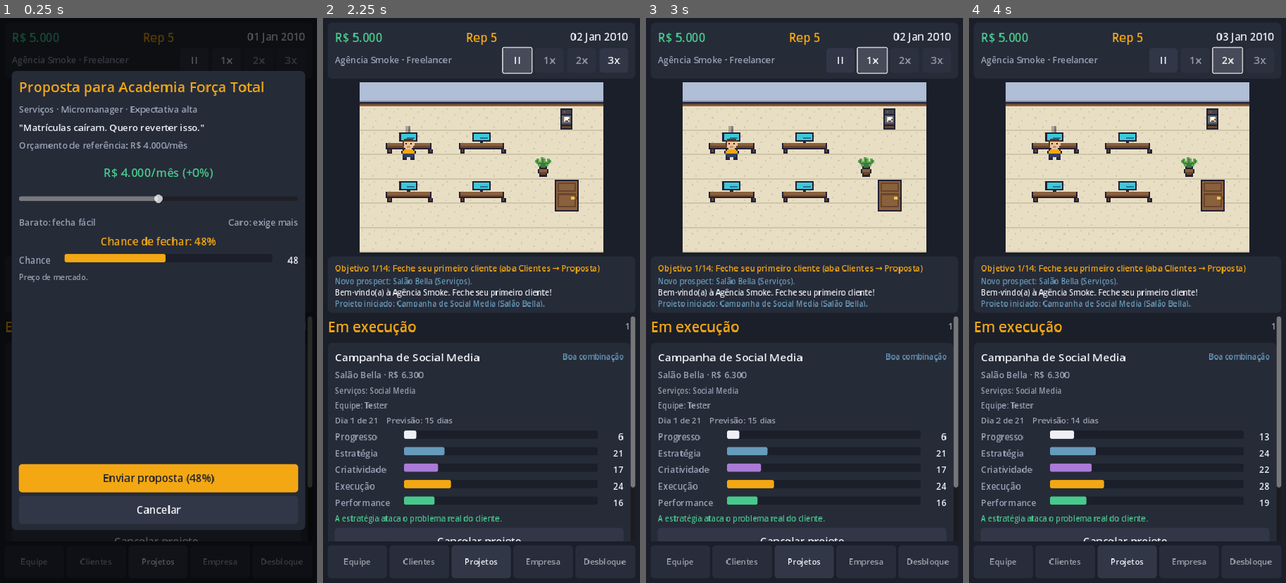
Above: before the commit, frames 1-4 (left to right).
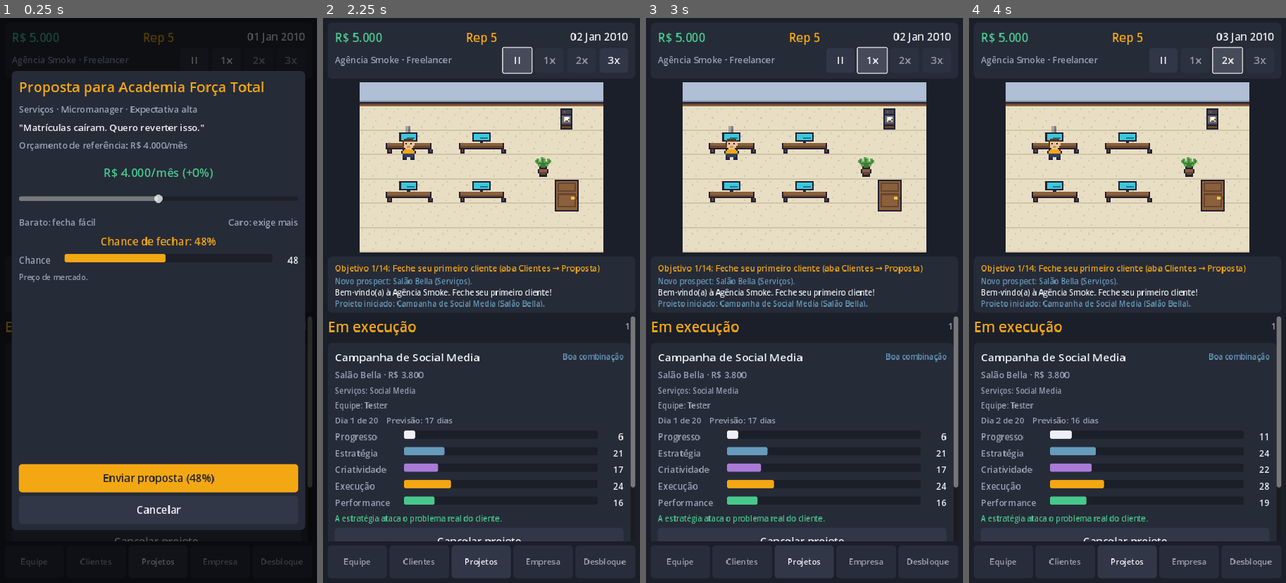
Above: after the commit, the same moments.

Repository: erikedusantanna/Growth-Story
Game: Godot game, scene res://tests/ui_smoke_test.tscn
Two runs of this game, one before a commit and one after it. Both use one fixed random seed, a clock stepped at 60 frames per second and the inputs below. This scene is started directly instead of the project's main scene.
Inputs:
- Up to frame 1 (0.25 s): no input
- Up to frame 2 (2.25 s): click "Cancelar projeto" at 0.5 s; click "II" at 1.25 s; click ">" at 2 s
- Up to frame 3 (3 s): click "1x" at 2.75 s
- Up to frame 4 (4 s): click "2x" at 3.5 s

Frame 1 is identical in both runs. In frame 2, less than 0.1% of the frame differs, in the area x 16-35%, y 62-75%; in frame 3, less than 0.1%; in frame 4, less than 0.1%, in the area x 16-95%, y 62-75%.

Commit message:
Balanceamento do crescimento com régua ano a ano (GDD §53)
- Simulação imprime equipe, clientes, receita, caixa, reputação e escritório
  por ano, e falha se o ano 1 ou o ano 3 saírem das faixas do GDD
- Projeto rende 1,2–2,1x o orçamento mensal (antes 2–3,5x); esforço passa a
  12 + orçamento/350 para o trabalho não encolher junto com o preço
- Prospects chegam a cada 15 dias com chance ligada à reputação; no máximo 2
  simultâneos abaixo de 20 de reputação
- Reputação por projeto (estrelas − 2,5) × (0,5 + 0,5 × tier), com ganhos
  decrescentes mais fortes
- Ferramentas R$ 250 por pessoa; aluguéis 2.500 / 8.000 / 20.000; ampliações
  8 mil / 45 mil / 150 mil
- Documentação das fórmulas e da régua em docs/ARQUITETURA.md

Antes: ano 1 = 5 pessoas, R$ 259 mil, rep 52; ano 3 = 18 pessoas, R$ 3,7 mi.
Depois: ano 1 = 4 pessoas, R$ 97 mil, rep 24; ano 3 = 4 pessoas, R$ 289 mil, rep 45.

Co-Authored-By: Claude Fable 5.1 <noreply@anthropic.com>
Claude-Session: https://claude.ai/code/session_01VHKpn2xx3REFSoFH9J4JN9

Diff:
--- a/data/offices.json
+++ b/data/offices.json
@@ -4,15 +4,15 @@
      "width": 10, "height": 7,
      "desks": [[1, 2], [4, 2], [1, 4], [4, 4]],
      "props": [{"type": "coffee", "pos": [8, 1]}, {"type": "plant", "pos": [7, 3]}, {"type": "door", "pos": [8, 4]}]},
-    {"level": 2, "name": "Sala pequena", "capacity": 7, "rent": 1800, "upgrade_cost": 8000, "rep_required": 8,
+    {"level": 2, "name": "Sala pequena", "capacity": 7, "rent": 2500, "upgrade_cost": 8000, "rep_required": 8,
      "width": 12, "height": 8,
      "desks": [[1, 2], [4, 2], [7, 2], [1, 4], [4, 4], [7, 4], [1, 6]],
      "props": [{"type": "coffee", "pos": [10, 1]}, {"type": "plant", "pos": [10, 3]}, {"type": "sofa", "pos": [7, 6]}, {"type": "door", "pos": [10, 5]}]},
-    {"level": 3, "name": "Escritório profissional", "capacity": 12, "rent": 5500, "upgrade_cost": 30000, "rep_required": 25,
+    {"level": 3, "name": "Escritório profissional", "capacity": 12, "rent": 8000, "upgrade_cost": 45000, "rep_required": 25,
      "width": 15, "height": 9,
      "desks": [[1, 2], [4, 2], [7, 2], [10, 2], [1, 4], [4, 4], [7, 4], [10, 4], [1, 6], [4, 6], [7, 6], [10, 6]],
      "props": [{"type": "coffee", "pos": [13, 1]}, {"type": "plant", "pos": [13, 3]}, {"type": "sofa", "pos": [12, 7]}, {"type": "door", "pos": [13, 4]}]},
-    {"level": 4, "name": "Escritório com departamentos", "capacity": 18, "rent": 14000, "upgrade_cost": 90000, "rep_required": 45,
+    {"level": 4, "name": "Escritório com departamentos", "capacity": 18, "rent": 20000, "upgrade_cost": 150000, "rep_required": 45,
      "width": 18, "height": 10,
      "desks": [[1, 2], [4, 2], [7, 2], [10, 2], [13, 2], [1, 4], [4, 4], [7, 4], [10, 4], [13, 4], [1, 6], [4, 6], [7, 6], [10, 6], [13, 6], [1, 8], [4, 8], [7, 8]],
      "props": [{"type": "coffee", "pos": [16, 1]}, {"type": "plant", "pos": [16, 3]}, {"type": "sofa", "pos": [11, 8]}, {"type": "coffee", "pos": [14, 8]}, {"type": "door", "pos": [16, 6]}]}
--- a/src/systems/client_system.gd
+++ b/src/systems/client_system.gd
@@ -3,7 +3,7 @@
 ## Prospecção, fechamento, diagnóstico e relacionamento com clientes.
 
 const MAX_PROSPECTS := 3
-const PROSPECT_INTERVAL := 12
+const PROSPECT_INTERVAL := 15
 const IDLE_DAYS_BEFORE_DECAY := 45
 
 const PROCEDURAL_NAMES := {
@@ -256,5 +256,7 @@
 				c.relationship = clampf(c.relationship - 0.2, 0.0, 100.0)
 				if c.relationship <= 5.0:
 					lose_client(c, "cansou de esperar e foi embora")
-	if st.day % PROSPECT_INTERVAL == 0 and st.prospects().size() < MAX_PROSPECTS and st.rng.randf() < 0.45:
+	# Agência desconhecida recebe poucos contatos; reputação traz mais prospects.
+	var max_prospects: int = 2 if st.reputation < 20.0 else MAX_PROSPECTS
+	if st.day % PROSPECT_INTERVAL == 0 and st.prospects().size() < max_prospects and st.rng.randf() < 0.15 + st.reputation / 160.0:
 		spawn_prospect()
--- a/src/systems/finance_system.gd
+++ b/src/systems/finance_system.gd
@@ -2,7 +2,7 @@
 extends RefCounted
 ## Caixa, custos mensais, histórico e falência.
 
-const TOOLS_PER_EMPLOYEE := 150.0
+const TOOLS_PER_EMPLOYEE := 250.0
 const BANKRUPT_AT := -30000.0
 
 var game
--- a/src/systems/project_system.gd
+++ b/src/systems/project_system.gd
@@ -23,10 +23,10 @@
 	if kind == Project.Kind.RETAINER:
 		budget = c.budget
 	else:
-		budget = c.budget * (2.0 + 0.5 * c.maturity)
+		budget = c.budget * (1.2 + 0.3 * c.maturity)
 	budget = roundf(budget / 100.0) * 100.0
 	var deadline := RETAINER_CYCLE_DAYS if kind == Project.Kind.RETAINER else clampi(15 + int(budget / 1000.0), 20, 60)
-	var effort := 10.0 + budget / 600.0
+	var effort := 12.0 + budget / 350.0
 	return {"budget": budget, "deadline": deadline, "effort": effort}
 
 
@@ -299,7 +299,7 @@
 			stars += 1
 	var payment: float = p.budget * PAYMENT_MULT[stars]
 	var tier := c.tier if c != null else 1
-	var rep_delta := (stars - 2.5) * (0.8 + tier * 0.7)
+	var rep_delta := (stars - 2.5) * (0.5 + tier * 0.5)
 	if stars == 5 and p.match_quality == "perfect":
 		rep_delta += 2.0
 	var roi := snappedf((0.5 + score / 100.0 * 4.5) * game.services.match_multiplier(p.match_quality), 0.1)
--- a/src/systems/reputation_system.gd
+++ b/src/systems/reputation_system.gd
@@ -14,7 +14,7 @@
 	var before := st.reputation
 	# Ganhos ficam mais difíceis conforme a reputação sobe (retornos decrescentes).
 	if delta > 0.0:
-		delta *= clampf(1.0 - st.reputation / 130.0, 0.15, 1.0)
+		delta *= clampf(1.0 - st.reputation / 100.0, 0.05, 1.0)
 	else:
 		# Quem ainda é desconhecido tem menos a perder.
 		delta *= clampf(0.3 + st.reputation / 100.0 * 0.7, 0.3, 1.0)
--- a/tests/sim_test.gd
+++ b/tests/sim_test.gd
@@ -5,6 +5,7 @@
 
 var failures := 0
 var completed := 0
+var year_report: Array = []
 var stars_hist := [0, 0, 0, 0, 0, 0]
 
 
@@ -42,8 +43,11 @@
 	var hires := 0
 	EventBus.project_completed.connect(_on_project_completed)
 	var total_days := years * 360
+	year_report = []
 	for i in total_days:
 		game.on_day()
+		if st.day % 360 == 0:
+			year_report.append(_snapshot(game))
 		if st.game_over:
 			break
 		# política automática
@@ -91,6 +95,20 @@
 		st.day, st.year(), FinanceSystem.format_money(st.money), st.reputation, st.employees.size(),
 		st.active_clients().size(), completed, events_resolved, hires, game.reputation.phase_name()])
 	print("  estrelas: 1=%d 2=%d 3=%d 4=%d 5=%d" % [stars_hist[1], stars_hist[2], stars_hist[3], stars_hist[4], stars_hist[5]])
+	print("  ritmo (régua GDD §53: ano 3 ≈ 6 pessoas, R$ 300 mil/ano, agência local):")
+	for r in year_report:
+		print("    ano %d (%d): equipe=%d clientes=%d receita=%s caixa=%s rep=%.0f escritório=%d projetos=%d" % [
+			r.year, r.calendar, r.employees, r.clients, FinanceSystem.format_money(r.revenue),
+			FinanceSystem.format_money(r.cash), r.rep, r.office, r.projects])
+	if year_report.size() >= 3:
+		var y3: Dictionary = year_report[2]
+		check(y3.employees >= 3 and y3.employees <= 10, "ano 3: equipe entre 3 e 10 (%d)" % y3.employees)
+		check(y3.revenue >= 120000.0 and y3.revenue <= 700000.0, "ano 3: receita anual entre R$ 120 mil e R$ 700 mil (%s)" % FinanceSystem.format_money(y3.revenue))
+		check(y3.rep >= 20.0 and y3.rep <= 70.0, "ano 3: reputação entre 20 e 70 (%.0f)" % y3.rep)
+	if year_report.size() >= 1:
+		var y1: Dictionary = year_report[0]
+		check(y1.employees >= 2 and y1.employees <= 5, "ano 1: equipe entre 2 e 5 (%d)" % y1.employees)
+		check(y1.rep >= 8.0 and y1.rep <= 35.0, "ano 1: reputação entre 8 e 35 (%.0f)" % y1.rep)
 	check(not st.game_over, "não faliu com política simples")
 	check(completed >= 6, "concluiu pelo menos 6 projetos/ciclos (%d)" % completed)
 	check(events_resolved >= 3, "eventos dispararam (%d)" % events_resolved)
@@ -114,6 +132,22 @@
 	print("  log recente:")
 	for entry in st.log.slice(maxi(st.log.size() - 6, 0), st.log.size()):
 		print("    [%s] %s" % [entry.kind, entry.text])
+
+
+func _snapshot(game) -> Dictionary:
+	var st = game.state
+	var year_idx: int = st.day / 360 - 1
+	var revenue := 0.0
+	var projects := 0
+	for h in st.finance_history:
+		if int(h.get("month_index", 0)) / 12 == year_idx:
+			revenue += float(h.get("revenue", 0))
+	for p in st.projects:
+		if p.finished_on >= year_idx * 360 and p.finished_on < (year_idx + 1) * 360 and p.status == Project.Status.DONE:
+			projects += 1
+	return {"year": year_idx + 1, "calendar": GameState.START_YEAR + year_idx, "employees": st.employees.size(),
+		"clients": st.active_clients().size(), "revenue": revenue, "cash": st.money, "rep": st.reputation,
+		"office": st.office_level, "projects": projects}
 
 
 func _on_project_completed(_p, result: Dictionary) -> void:
Not shown, changed: README.md
Not shown, changed: docs/ARQUITETURA.md
